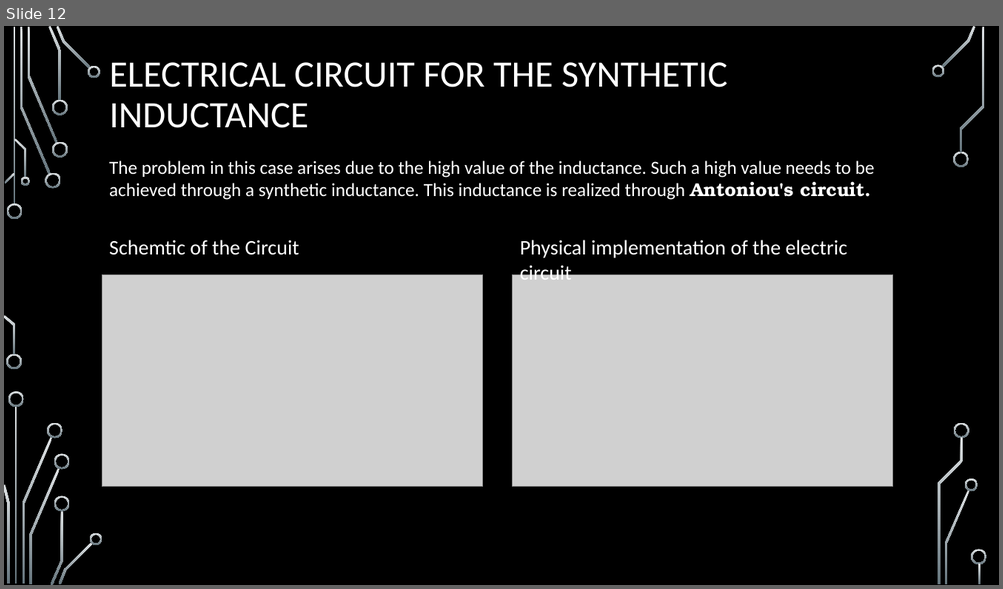
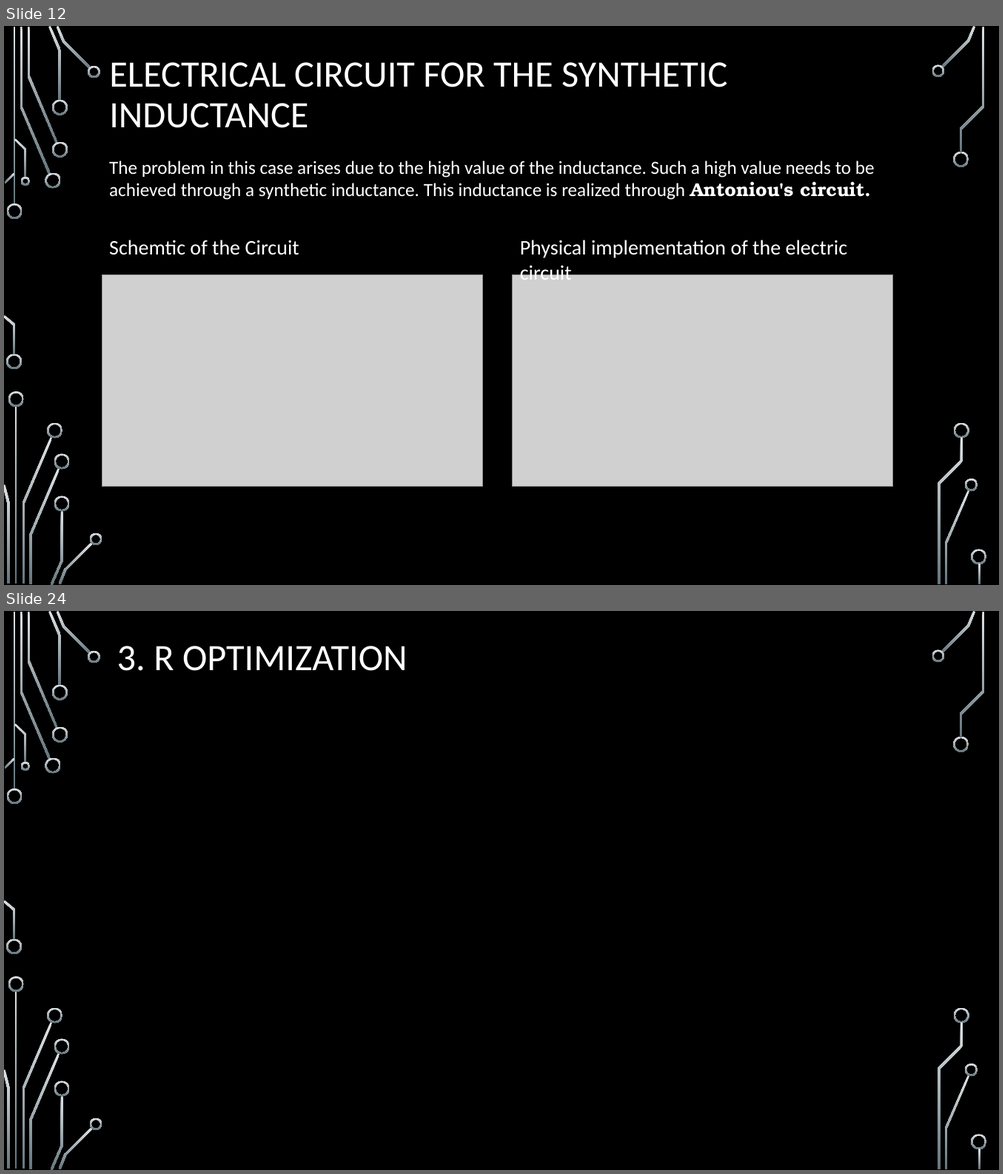
Before and after one commit to elchape99/SSCSA, a slide deck: presentazione_progetto.pptx. Shown one above the other, each under a label of ours: slide 12 before the commit, slides 12 and 24 after it; the slides between them are not shown. The pictures are 1003x589 and 1003x1174 pixels, drawn with LibreOffice and Linux fonts; fonts in the diff are those of the drawing; grey boxes stand for pictures; background and template pictures are left out. Boxes give left, top, right and bottom in pixels: in the first picture for what was removed or moved away, otherwise in the second. Text is boxed around its words. In the diff, an @@ line names an element or a change of style, - is before the commit and + after.

```diff
--- a/presentazione_progetto.pptx
+++ b/presentazione_progetto.pptx
@@ slide 24 added at [4,611,999,1170], background picture (left out); not listed: 36 template elements that a slide beside it also shows @@
@@ title added at [117,646,407,671], 36 pt, text #FFFFFF @@
+3. R OPTIMIZATION
```
Also in this commit, not shown: 7 slides changed, 9 other slides added, 3 slides removed, 13 other files.
